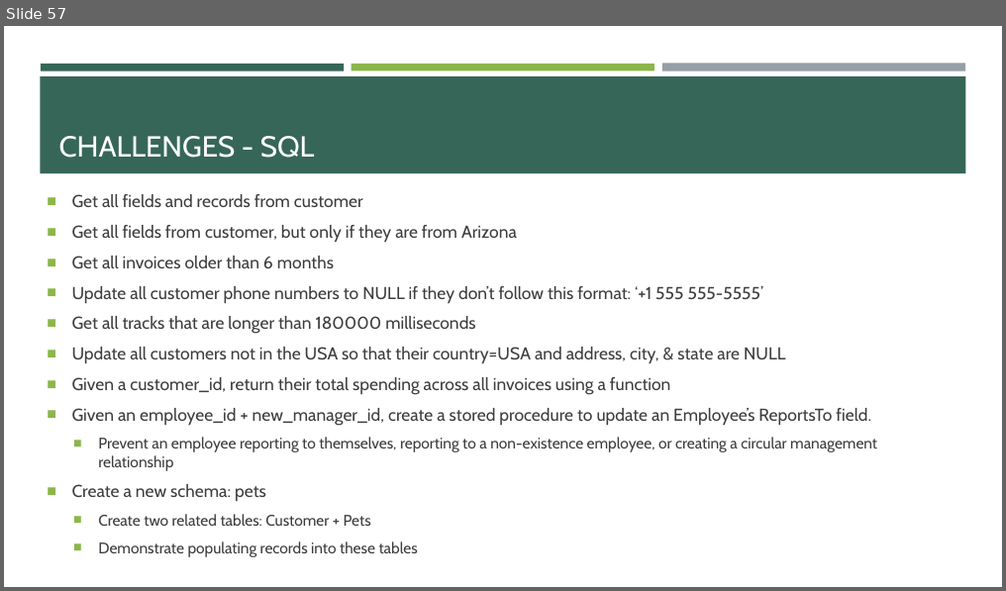
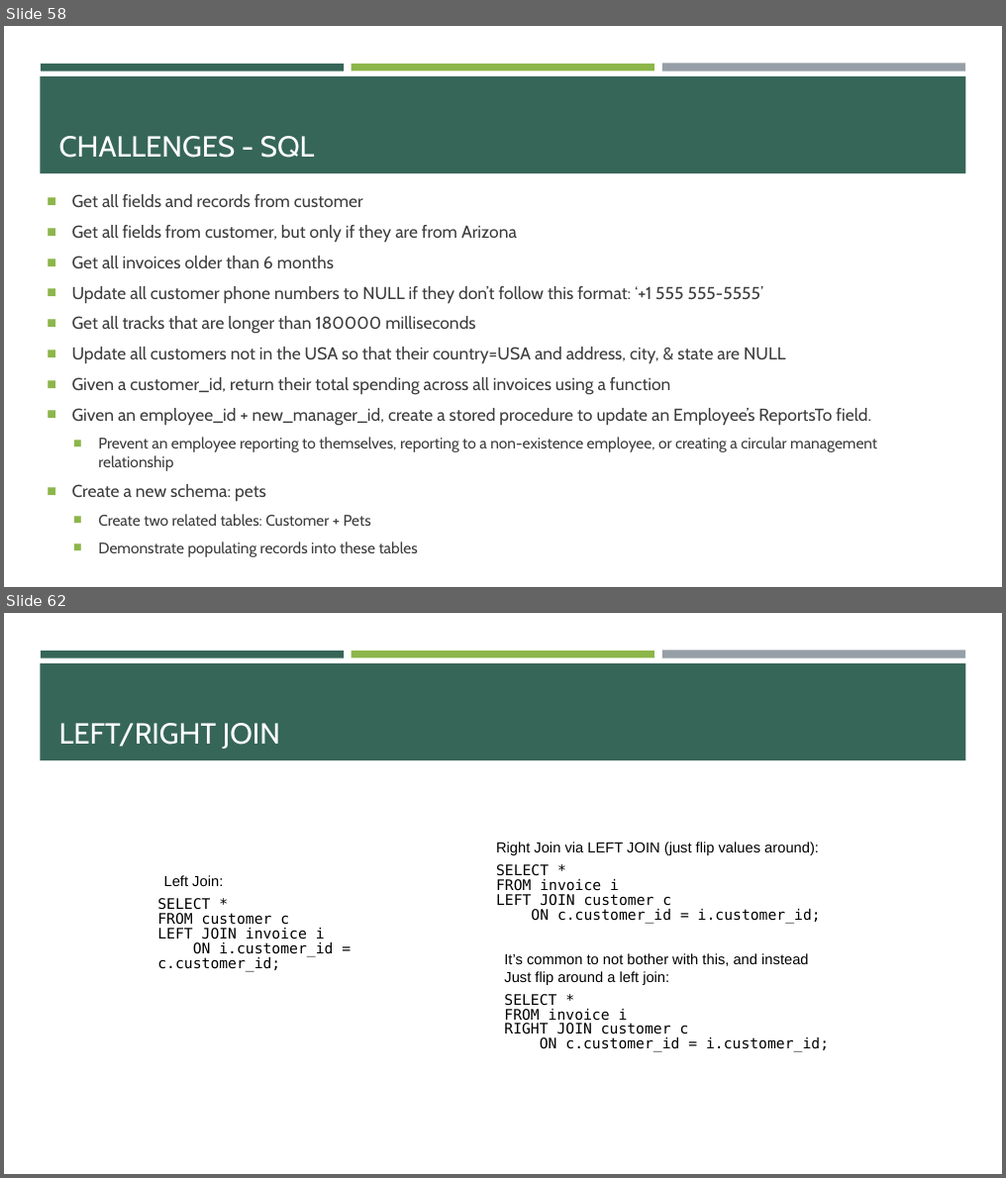
Before and after one commit to e-m-wilson/java-fs, a slide deck: Week_3/SQL_postgres.pptx. Shown one above the other, each under a label of ours: slide 57 before the commit, slides 58 and 62 after it; the slides between them are not shown. The pictures are 1006x591 and 1006x1178 pixels, drawn with LibreOffice and Linux fonts; fonts in the diff are those of the drawing. Boxes give left, top, right and bottom in pixels: in the first picture for what was removed or moved away, otherwise in the second. Text is boxed around its words. In the diff, an @@ line names an element or a change of style, - is before the commit and + after.

```diff
--- a/Week_3/SQL_postgres.pptx
+++ b/Week_3/SQL_postgres.pptx
@@ slide 62 added at [4,613,1002,1174], background #FFFFFF; not listed: 4 template elements that a slide beside it also shows @@
@@ title added at [59,723,280,749], 28 pt, text #FFFFFF @@
+LEFT/RIGHT JOIN
@@ text added at [496,842,819,856], 14 pt, text #000000 @@
+Right Join via LEFT JOIN (just flip values around):
@@ text added at [164,875,223,886], 14 pt, text #000000 @@
+Left Join:
@@ text added at [496,864,821,924], 14 pt, text #000000 @@
+SELECT *
+FROM invoice i
+LEFT JOIN customer c
+ON c.customer_id = i.customer_id;
@@ text added at [157,898,333,970], 14 pt, text #000000 @@
+SELECT *
+FROM customer c
+LEFT JOIN invoice i
+ON i.customer_id = c.customer_id;
@@ text added at [504,954,808,985], 14 pt, text #000000 @@
+It’s common to not bother with this, and instead
+Just flip around a left join:
@@ text added at [504,994,829,1053], 14 pt, text #000000 @@
+SELECT *
+FROM invoice i
+RIGHT JOIN customer c
+ON c.customer_id = i.customer_id;
@@ what was slide 57 is now slide 58 @@
```
Also in this commit, not shown: 5 slides changed, 24 other slides added.
